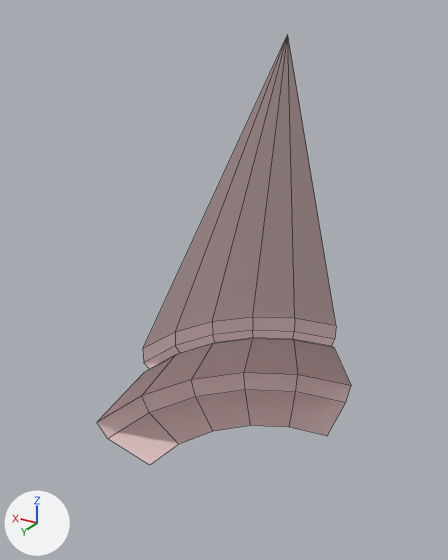
The FBX model Assets/models/environment/castle_tower_big_top.fbx, before and after one commit.
Rendered twice from a 50 mm lens placed at (-22.4, 63.2, 50.1), pointed at (12.1, 5.6, 21.3). Lighting does not change. The marker at lower left points along +X, +Y and +Z. Mesh edges are drawn as thin lines. Where no turn or scale is listed for an object, it has been applied to the vertices.

The first picture shows 'castle_tower_big_top'.
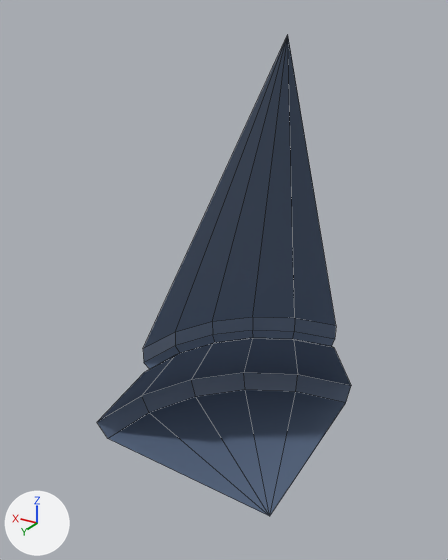
The newer file is also turned or shifted as a whole; pictures and numbers use the older file's frame.

Where the change shows, as pixel boxes (x1, y1, x2, y2) in the pictures (448 x 560 px; the box of a moved part takes in the faces that stretch with it):
'castle_tower_big_top', reshaped (12% taller)
    before: (97, 35, 351, 465)
    after: (97, 35, 351, 516)
part 1 of me_mesh, moved or reshaped
    before: (108, 390, 346, 465)
    after: (108, 390, 345, 516)
part 2 of me_mesh, recoloured (white to blue)
    both: (97, 35, 351, 438)

The change, as a list of edits to the scene's bpy script:
```text
Add mat_m_stones:
    mat_m_stones = principled_material('m_stones')
    mat_m_stones.base_color = (0.103, 0.146, 0.231)  # blue #5a6b84
Change me_mesh:
    used by ob_castle_tower_big_top; location = (0.0, 0.0, 0.0)
    verts and faces of me_mesh; kept vertices keep their numbers, new ones are numbered from 43
    before: 6 (0.0, 0.0, 0.0) at pixel (327, 436), 7 (5.0, 0.8, 0.0) at pixel (289, 427), 8 (9.5, 3.1, 0.0) at pixel (250, 425), 9 (13.1, 6.7, 0.0) at pixel (213, 431), 10 (15.4, 11.2, 0.0) at pixel (178, 444)
    before: 11 (16.2, 16.2, 0.0) at pixel (149, 465), 31 (0.0, -6.4, 1.3) at pixel (345, 402), 33 (7.0, -5.3, 1.3) at pixel (295, 391), 35 (13.3, -2.1, 1.3) at pixel (245, 389), 37 (18.3, 2.9, 1.3) at pixel (195, 396)
    before: 39 (21.5, 9.2, 1.3) at pixel (149, 412), 41 (22.6, 16.2, 1.3) at pixel (107, 438)
    remove me_mesh.from_pydata(...)  # 43 vertices, 35 faces; spans x 0.0..24.3, y -8.1..16.2, z 0.0..48.6
    add me_mesh.from_pydata(...)  # 38 vertices, 35 faces; spans x 0.0..24.3, y -8.1..16.2, z 0.0..48.6
    me_mesh part 1
    add delete_vertices([*range(6, 12)])  # with the faces that use them
    add verts[43] = (0.0, 16.2, 0.0)  # pixel (269, 516)
    add faces += [(31, 43, 33), (33, 43, 35), (35, 43, 37), (37, 43, 39), (39, 43, 41)]
    me_mesh part 2: 30 faces spanning x 0.0..24.3, y -8.1..16.2, z 1.3..48.6 switch from mat_m_castle_02 (white #edd0d0) to mat_m_stones (blue #5a6b84)
```
